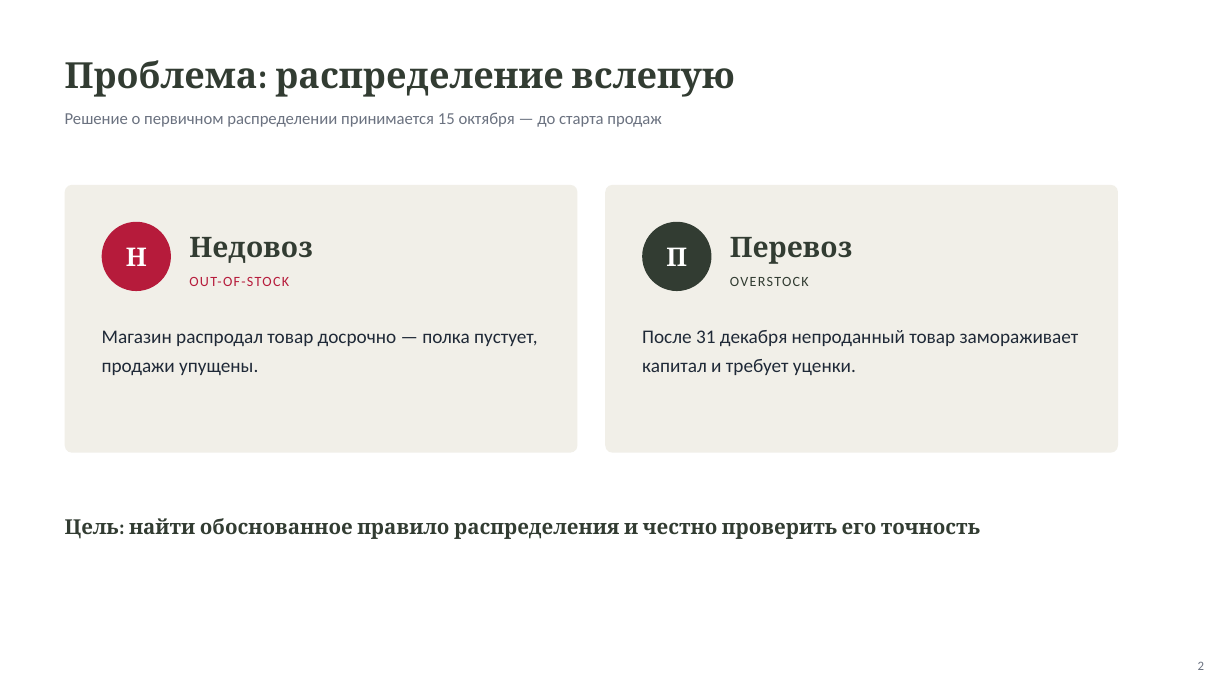
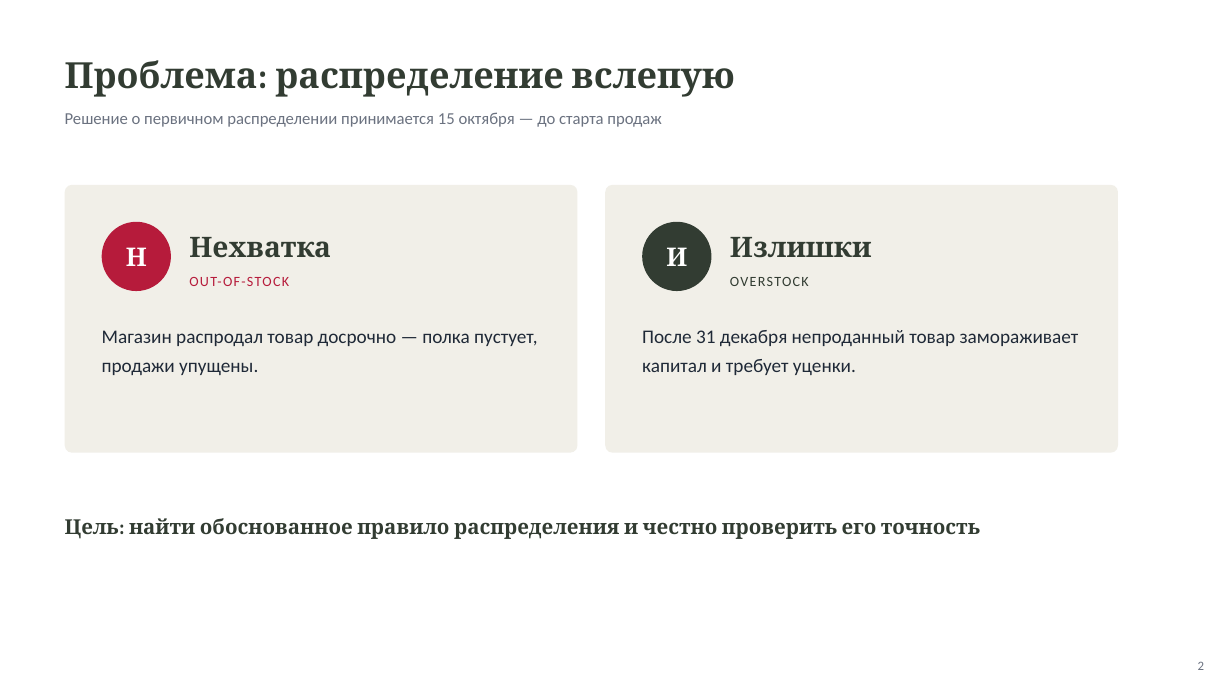
Before and after one commit to AnastasiyaEremina/final_project_hse_eremina, a slide deck: slide 2 of presentation/presentation.pptx. Drawn at 1232x693 pixels with LibreOffice and Linux fonts; fonts in the diff are those of the drawing. Boxes give left, top, right and bottom in pixels: in the first picture for what was removed or moved away, otherwise in the second. Text is boxed around its words. In the diff, an @@ line names an element or a change of style, - is before the commit and + after.

```diff
--- a/presentation/presentation.pptx
+++ b/presentation/presentation.pptx
@@ text at (189, 237, 331, 258): text changed @@
-Недовоз
+Нехватка
@@ text at (730, 237, 872, 258): text changed @@
-Перевоз
+Излишки
@@ text at (666, 247, 687, 266): text changed @@
-П
+И
```
Also in this commit, not shown: 1 other slide changed, 2 other files.
